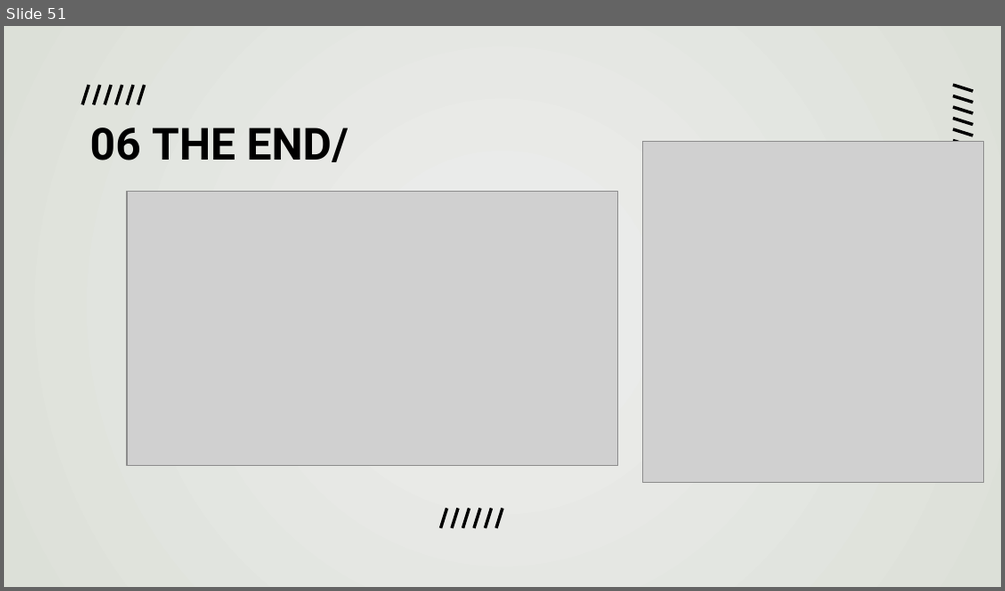
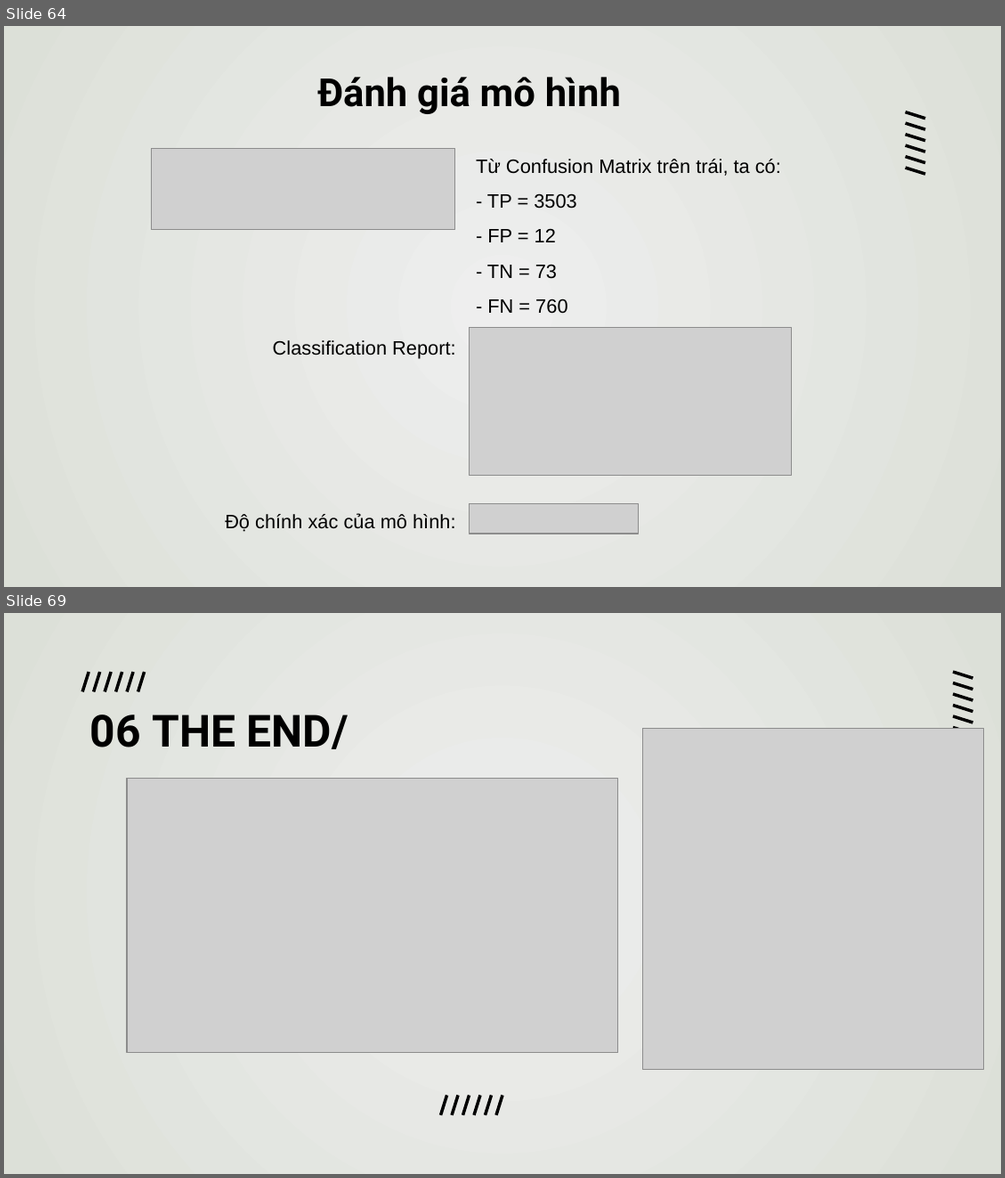
Before and after one commit to duongtanton/NP-KHDL-Gr9, a slide deck: group09.pptx. Shown one above the other, each under a label of ours: slide 51 before the commit, slides 64 and 69 after it; the slides between them are not shown. The pictures are 1005x591 and 1005x1178 pixels, drawn with LibreOffice and Linux fonts; fonts in the diff are those of the drawing; grey boxes stand for pictures. Boxes give left, top, right and bottom in pixels: in the first picture for what was removed or moved away, otherwise in the second. Text is boxed around its words. In the diff, an @@ line names an element or a change of style, - is before the commit and + after.

```diff
--- a/group09.pptx
+++ b/group09.pptx
@@ slide 64 added at (x1=4, y1=26, x2=1001, y2=587), background gradient #EEEEEE to #DCE0D8 @@
@@ title added at (x1=317, y1=77, x2=621, y2=114), 28 pt, text #000000, bold @@
+Đánh giá mô hình
@@ picture added at (x1=152, y1=149, x2=454, y2=229) @@
@@ text added at (x1=476, y1=159, x2=781, y2=313), 14 pt, text #000000 @@
+Từ Confusion Matrix trên trái, ta có:
+- TP = 3503
+- FP = 12
+- TN = 73
+- FN = 760
@@ group added at (x1=905, y1=111, x2=925, y2=174): 6 lines @@
@@ text added at (x1=273, y1=340, x2=455, y2=359), 14 pt, text #000000 @@
+Classification Report:
@@ picture added at (x1=469, y1=327, x2=792, y2=475) @@
@@ picture added at (x1=469, y1=503, x2=639, y2=533) @@
@@ text added at (x1=225, y1=513, x2=455, y2=532), 14 pt, text #000000 @@
+Độ chính xác của mô hình:
@@ what was slide 51 is now slide 69 @@
```
Also in this commit, not shown: 17 other slides added.
